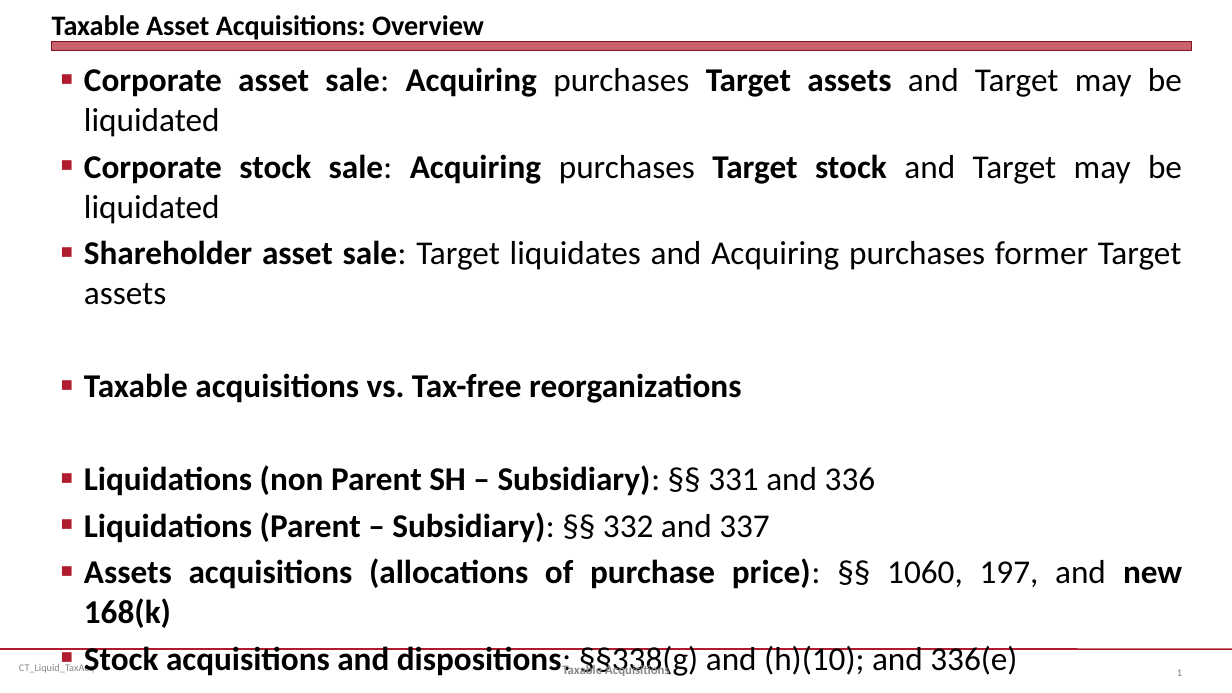
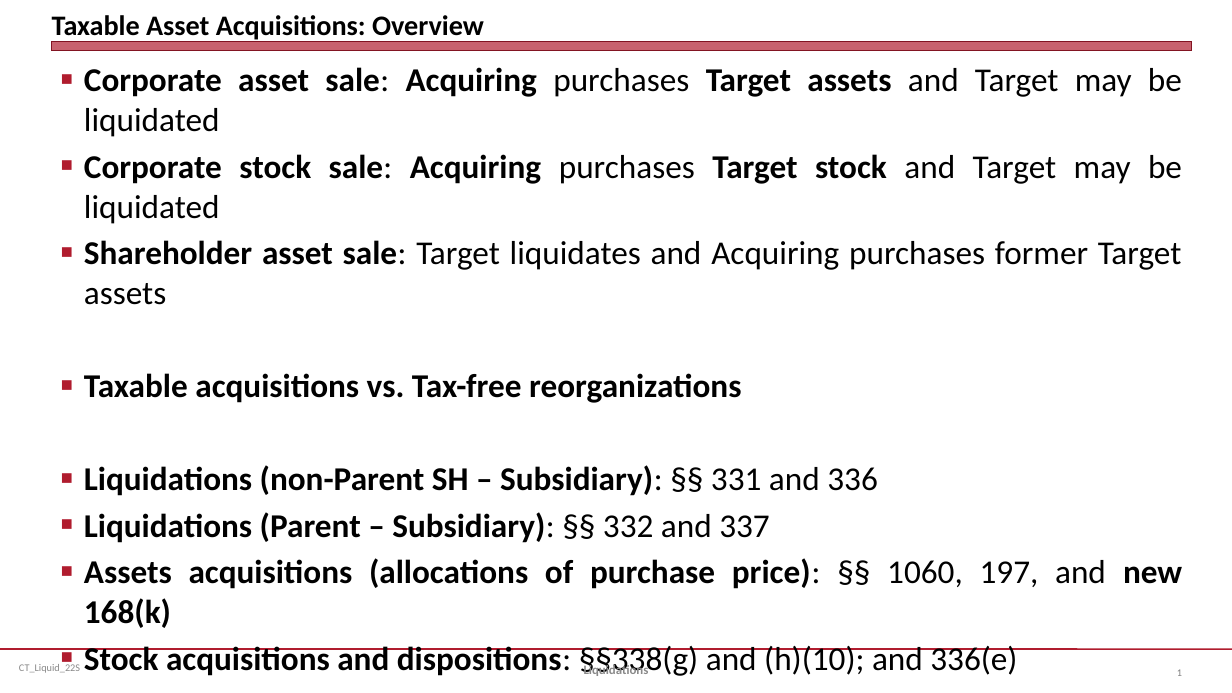
Before and after one commit to jmc877/Corporate-Tax, a slide deck: slide 1 of slides/CT_Liquid_22S.pptx. Drawn at 1232x693 pixels with LibreOffice and Linux fonts; fonts in the diff are those of the drawing. Boxes give left, top, right and bottom in pixels: in the first picture for what was removed or moved away, otherwise in the second. Text is boxed around its words. In the diff, an @@ line names an element or a change of style, - is before the commit and + after.

```diff
--- a/slides/CT_Liquid_22S.pptx
+++ b/slides/CT_Liquid_22S.pptx
@@ text at (84,465,878,496): text changed @@
-■ Liquidations (non Parent SH – Subsidiary): §§ 331 and 336
+■ Liquidations (non-Parent SH – Subsidiary): §§ 331 and 336
@@ text at (19,664,80,673): text changed @@
-CT_Liquid_TaxAcq
+CT_Liquid_22S
@@ text at (584,663,649,676): text changed @@
-Taxable Acquisitions
+Liquidations
```
Also in this commit, not shown: 14 other slides changed, 4 slides added, 16 slides removed, 2 other files.
